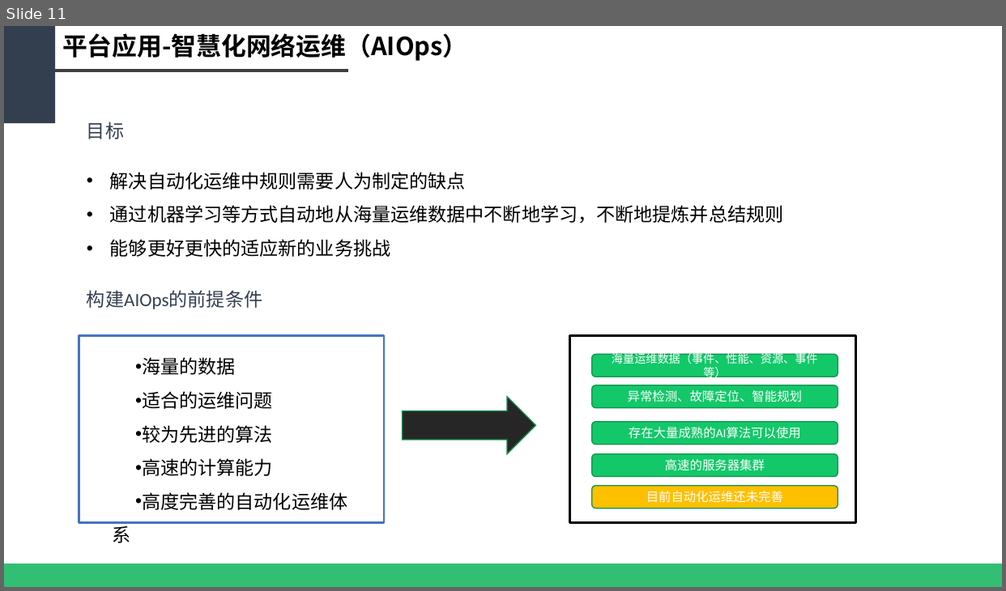
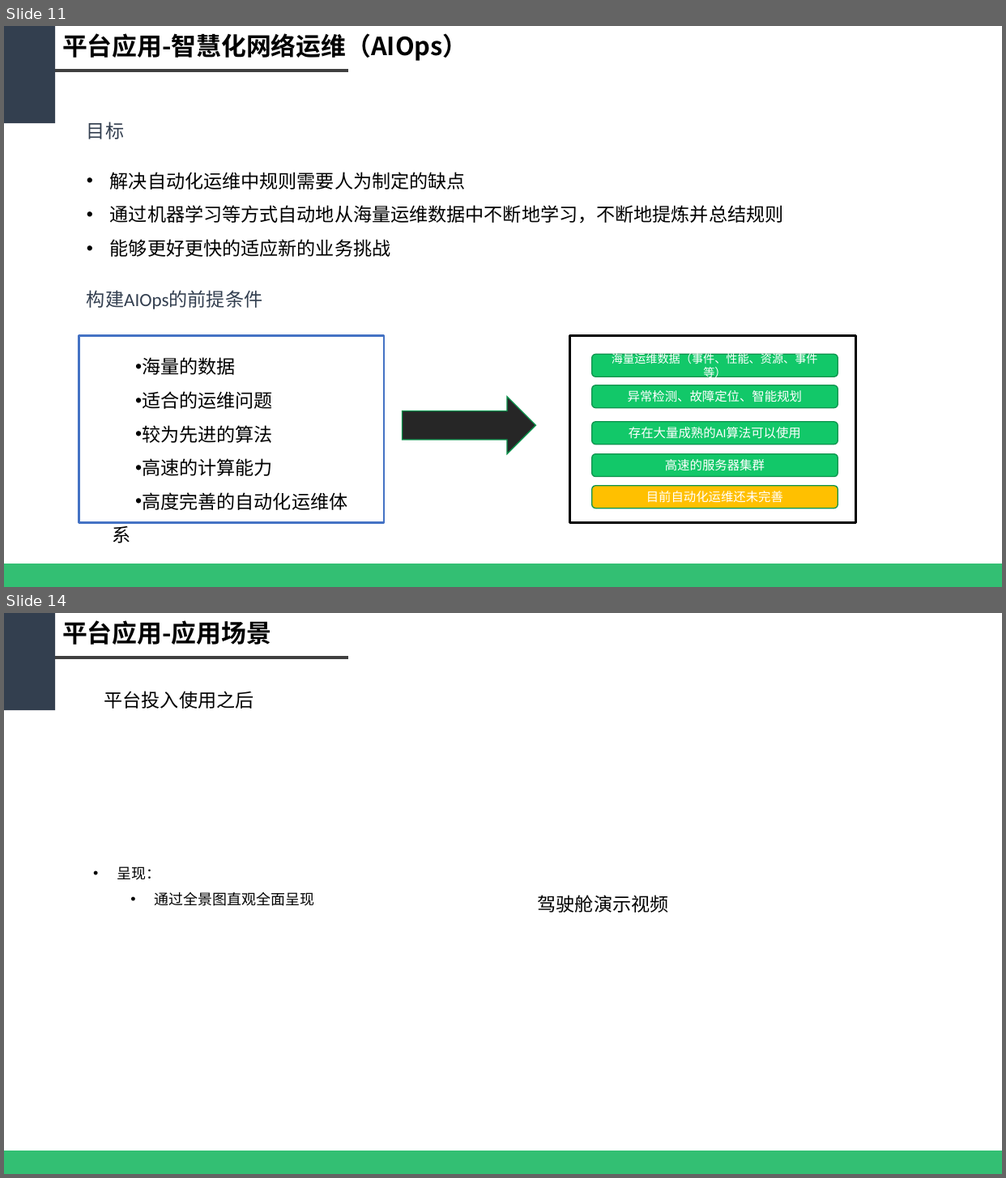
Before and after one commit to WeakX/Ref, a slide deck: 基于大数据的智慧网络运维平台_new[228].pptx. Shown one above the other, each under a label of ours: slide 11 before the commit, slides 11 and 14 after it; the slides between them are not shown. The pictures are 1006x591 and 1006x1178 pixels, drawn with LibreOffice and Linux fonts; fonts in the diff are those of the drawing. Boxes give left, top, right and bottom in pixels: in the first picture for what was removed or moved away, otherwise in the second. Text is boxed around its words. In the diff, an @@ line names an element or a change of style, - is before the commit and + after.

```diff
--- a/基于大数据的智慧网络运维平台_new[228].pptx
+++ b/基于大数据的智慧网络运维平台_new[228].pptx
@@ slide 14 added at (4, 613, 1002, 1174), background #FFFFFF @@
@@ rectangle added at (4, 613, 55, 710), fill #333F50 @@
@@ text added at (62, 620, 271, 645), 24 pt, text #000000, bold @@
+平台应用-应用场景
@@ line added from (55, 658) to (348, 658), #404040 3 pt @@
@@ text added at (104, 691, 254, 709), 18 pt, text #000000 @@
+平台投入使用之后
@@ text added at (117, 867, 314, 906), 14 pt, text #000000 @@
+• 呈现：
+  • 通过全景图直观全面呈现
@@ text added at (538, 895, 669, 913), 18 pt, text #000000 @@
+驾驶舱演示视频
@@ rectangle added at (4, 1152, 1002, 1174), fill #00B050 at 80% opacity @@
```
Also in this commit, not shown: 4 slides changed, 12 other slides added, 1 other file.
